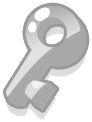
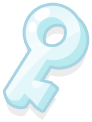
Layers edited between the first and the second 92x122 image:
removed layer "Key" over [2, 2, 90, 120]
added layer "Key копия 3" above "Key копия 2" over [2, 2, 90, 120]
